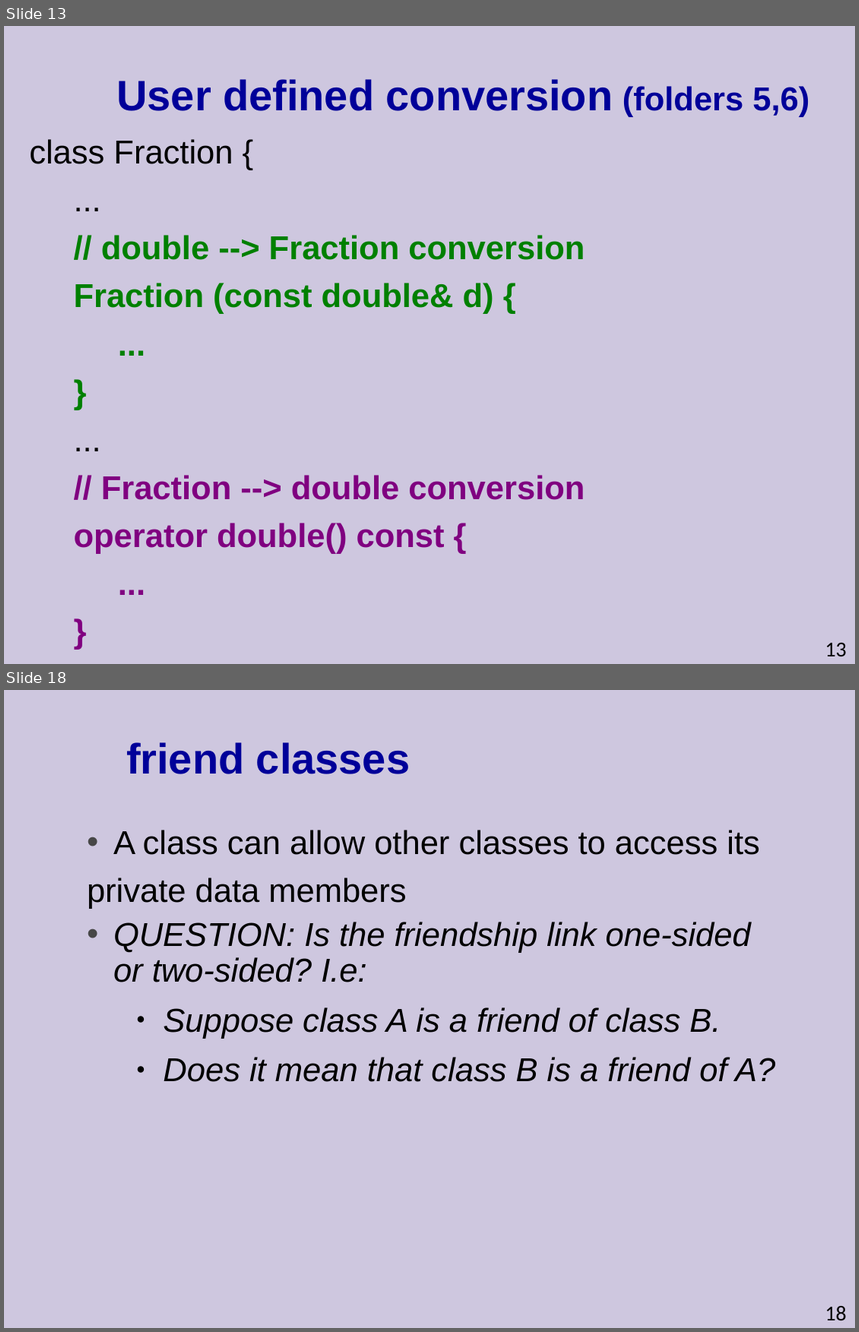
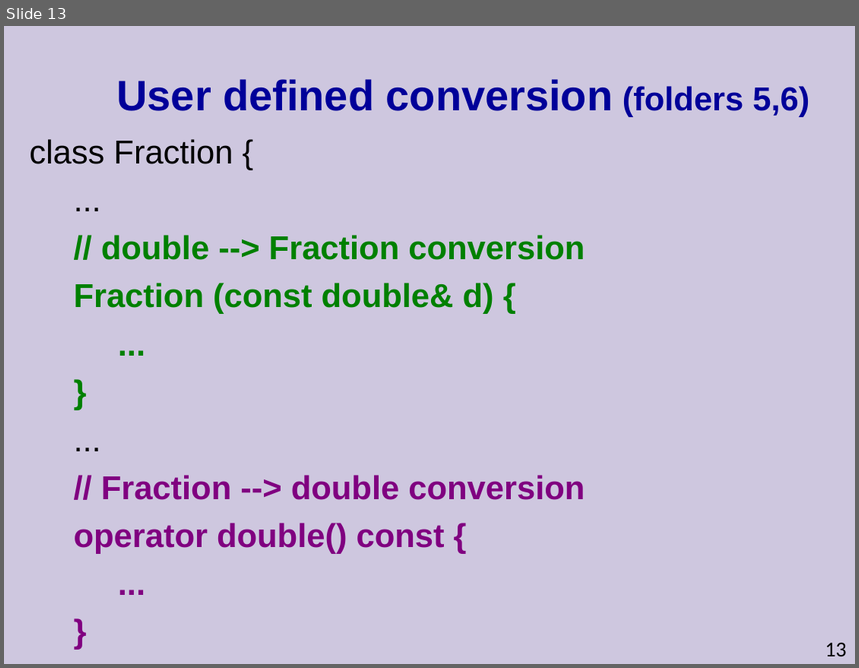
Before and after one commit to cpp-at-ariel/cpp-5779, a slide deck: week05-copy-friend/slides.odp. Shown one above the other, each under a label of ours: slides 13 and 18 before the commit, slide 13 after it; the slides between them are not shown. The pictures are 859x1332 and 859x668 pixels, drawn with LibreOffice and Linux fonts; fonts in the diff are those of the drawing. Boxes give left, top, right and bottom in pixels: in the first picture for what was removed or moved away, otherwise in the second. Text is boxed around its words. In the diff, an @@ line names an element or a change of style, - is before the commit and + after.

```diff
--- a/week05-copy-friend/slides.odp
+++ b/week05-copy-friend/slides.odp
@@ slide 18 removed at (4, 690, 855, 1328), background #CEC7DF @@
@@ text removed at (126, 742, 410, 774) @@
-friend classes
@@ text removed at (87, 830, 775, 1082) @@
-  • A class can allow other classes to access its
-private data members
-  • QUESTION: Is the friendship link one-sided or two-sided? I.e:
-    ● Suppose class A is a friend of class B.
-    ● Does it mean that class B is a friend of A?
@@ page number removed at (826, 1306, 847, 1322) @@
-18
```
Also in this commit, not shown: 1 slide changed, 5 other slides removed, 20 other files.
